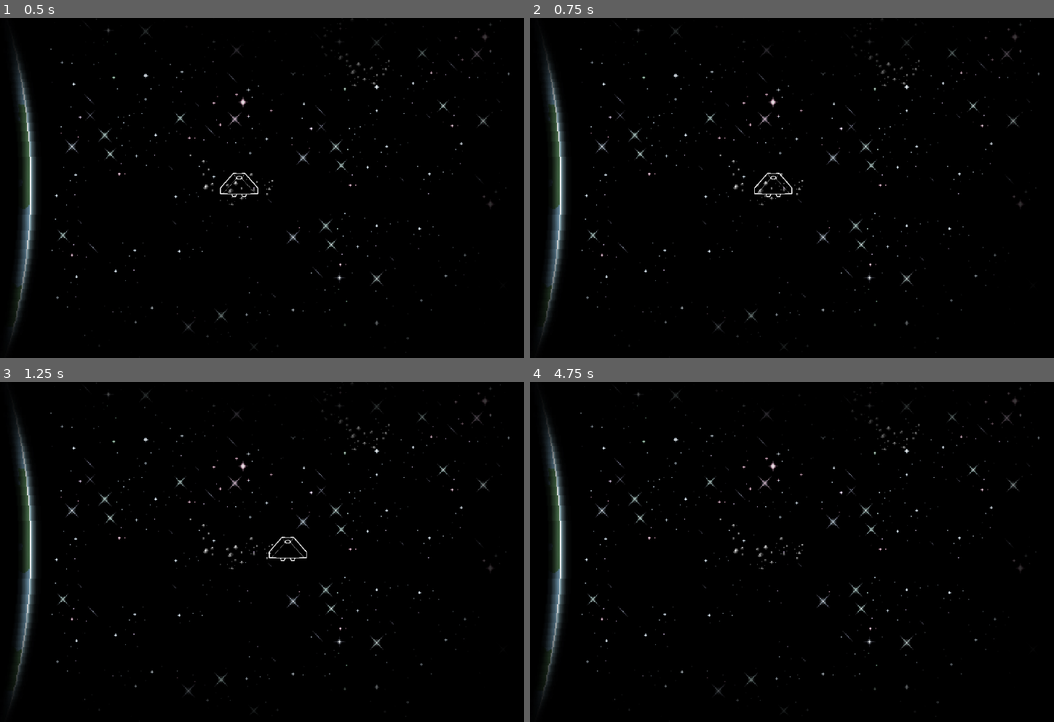
Above: before the commit, frames 1-4 (two rows, left to right).
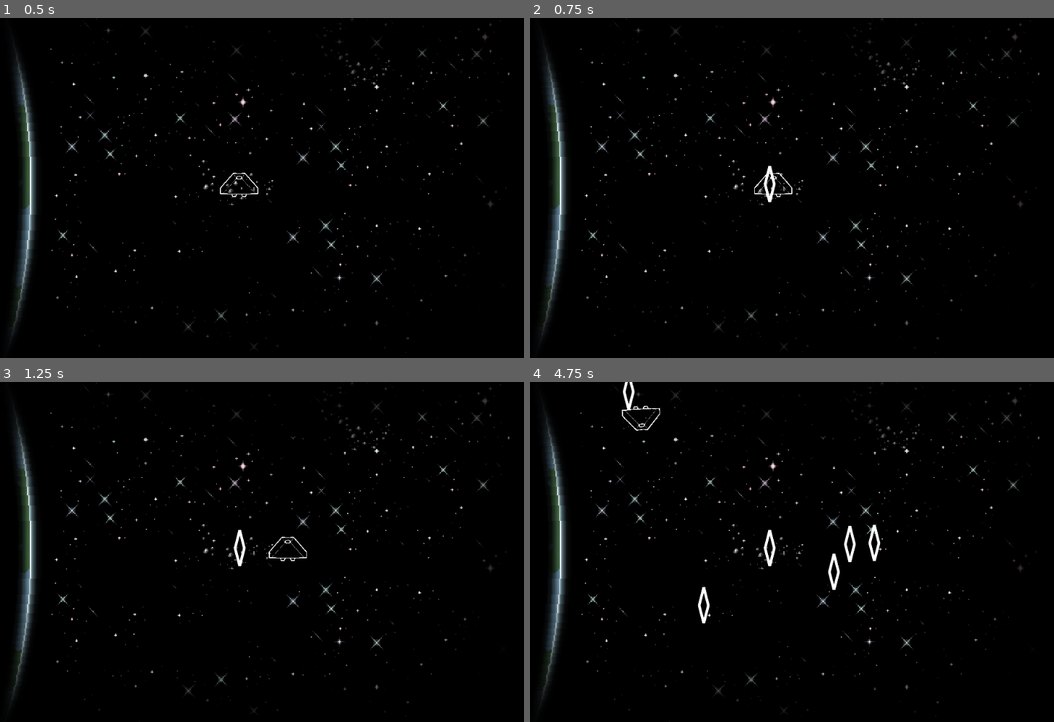
Above: after the commit, the same moments.

Repository: iubaldo/The-First-Law
Game: Godot game, scene res://Scenes/Main Scene.tscn
The game is run twice, just before and just after one commit, with the same random seed, the same clock (stepped at 60 frames per second) and the same inputs.
Inputs:
- Up to frame 1 (0.5 s): no input
- Up to frame 2 (0.75 s): tap Enter at 0.5 s; hold Right (ui_right) from 0.53 s (still down); tap Space (shoot) at 0.6 s
- Up to frame 3 (1.25 s): keep holding Right (ui_right)
- Up to frame 4 (4.75 s): release Right (ui_right) at 1.28 s; hold Shift (brake) 1.28-2.03 s; tap Q (rotate_ccw) at 1.35, 4.35 s; tap Space (shoot) at 1.55, 2.3, 2.85, 3.6, 4.55 s; hold Right (ui_right) 2.03-2.78 s; hold E (rotate_cw) 2.03-2.78 s; hold Up (ui_up) 2.78-3.53 s; hold Left (ui_left) from 3.53 s (still down)

Frame 1 is identical in both runs. In frame 2, 0.1% of the frame differs, in the area x 44-47%, y 43-55%; in frame 3, 0.1%; in frame 4, 0.9%, in the area x 17-67%, y 0-72%.

Commit message:
added bullet and asteroid sprites and collisions

Diff:
--- /dev/null
+++ b/Scenes/Asteroids/Asteroid 0-1.tscn
@@ -0,0 +1,15 @@
+[gd_scene load_steps=3 format=2]
+
+[ext_resource path="res://Sprites/Asteroids/asteroid0-1.png" type="Texture" id=1]
+[ext_resource path="res://Scripts/Asteroid.gd" type="Script" id=2]
+
+[node name="Asteroid" type="KinematicBody2D"]
+collision_layer = 2
+collision_mask = 5
+script = ExtResource( 2 )
+
+[node name="CollisionPolygon2D" type="CollisionPolygon2D" parent="."]
+polygon = PoolVector2Array( -49, -17, -44, 21, -12, 48, 20, 33, 55, 21, 39, -9, 33, -43, -21, -47 )
+
+[node name="Sprite" type="Sprite" parent="."]
+texture = ExtResource( 1 )
--- /dev/null
+++ b/Scenes/Asteroids/Asteroid 0-2.tscn
@@ -0,0 +1,15 @@
+[gd_scene load_steps=3 format=2]
+
+[ext_resource path="res://Sprites/Asteroids/asteroid0-2.png" type="Texture" id=1]
+[ext_resource path="res://Scripts/Asteroid.gd" type="Script" id=2]
+
+[node name="Asteroid" type="KinematicBody2D"]
+collision_layer = 2
+collision_mask = 5
+script = ExtResource( 2 )
+
+[node name="CollisionPolygon2D" type="CollisionPolygon2D" parent="."]
+polygon = PoolVector2Array( -49, -13, -34, 50, 8, 38, 50, 52, 55, 20, 36, -16, 40, -48, -3, -53, -18, -36 )
+
+[node name="Sprite" type="Sprite" parent="."]
+texture = ExtResource( 1 )
--- /dev/null
+++ b/Scenes/Asteroids/Asteroid 0-3.tscn
@@ -0,0 +1,15 @@
+[gd_scene load_steps=3 format=2]
+
+[ext_resource path="res://Sprites/Asteroids/asteroid0-3.png" type="Texture" id=1]
+[ext_resource path="res://Scripts/Asteroid.gd" type="Script" id=2]
+
+[node name="Asteroid" type="KinematicBody2D"]
+collision_layer = 2
+collision_mask = 5
+script = ExtResource( 2 )
+
+[node name="CollisionPolygon2D" type="CollisionPolygon2D" parent="."]
+polygon = PoolVector2Array( -44, -13, -40, 5, -2, 11, 7, 26, 3, 46, 31, 55, 54, 47, 56, 4, 37, -24, 11, -47, -18, -33 )
+
+[node name="Sprite" type="Sprite" parent="."]
+texture = ExtResource( 1 )
--- /dev/null
+++ b/Scenes/Asteroids/Asteroid 1-1.tscn
@@ -0,0 +1,15 @@
+[gd_scene load_steps=3 format=2]
+
+[ext_resource path="res://Sprites/Asteroids/asteroid1-1.png" type="Texture" id=1]
+[ext_resource path="res://Scripts/Asteroid.gd" type="Script" id=2]
+
+[node name="Asteroid" type="KinematicBody2D"]
+collision_layer = 2
+collision_mask = 5
+script = ExtResource( 2 )
+
+[node name="CollisionPolygon2D" type="CollisionPolygon2D" parent="."]
+polygon = PoolVector2Array( -90, -39, -61, -1, -91, 54, -45, 104, 44, 102, 77, 54, 101, -33, 58, -57, 19, -85, 5, -79, -58, -80 )
+
+[node name="Sprite" type="Sprite" parent="."]
+texture = ExtResource( 1 )
--- /dev/null
+++ b/Scenes/Asteroids/Asteroid 1-2.tscn
@@ -0,0 +1,15 @@
+[gd_scene load_steps=3 format=2]
+
+[ext_resource path="res://Sprites/Asteroids/asteroid1-2.png" type="Texture" id=1]
+[ext_resource path="res://Scripts/Asteroid.gd" type="Script" id=2]
+
+[node name="Asteroid" type="KinematicBody2D"]
+collision_layer = 2
+collision_mask = 5
+script = ExtResource( 2 )
+
+[node name="CollisionPolygon2D" type="CollisionPolygon2D" parent="."]
+polygon = PoolVector2Array( -96, -66, -110, -30, -98, 35, -70, 90, -10, 106, 1, 51, 85, 2, 80, -18, 96, -68, 52, -103, -6, -111, -54, -96 )
+
+[node name="Sprite" type="Sprite" parent="."]
+texture = ExtResource( 1 )
--- /dev/null
+++ b/Scenes/Asteroids/Asteroid 1-3.tscn
@@ -0,0 +1,15 @@
+[gd_scene load_steps=3 format=2]
+
+[ext_resource path="res://Sprites/Asteroids/asteroid1-3.png" type="Texture" id=1]
+[ext_resource path="res://Scripts/Asteroid.gd" type="Script" id=2]
+
+[node name="Asteroid" type="KinematicBody2D"]
+collision_layer = 2
+collision_mask = 5
+script = ExtResource( 2 )
+
+[node name="CollisionPolygon2D" type="CollisionPolygon2D" parent="."]
+polygon = PoolVector2Array( -113, -61, -104, 24, -114, 100, -62, 115, 29, 100, 89, 114, 116, 70, 93, 9, 110, -45, 56, -71, 45, -98, -45, -111 )
+
+[node name="Sprite" type="Sprite" parent="."]
+texture = ExtResource( 1 )
--- /dev/null
+++ b/Scenes/Asteroids/Asteroid 2-1.tscn
@@ -0,0 +1,15 @@
+[gd_scene load_steps=3 format=2]
+
+[ext_resource path="res://Sprites/Asteroids/asteroid2-1.png" type="Texture" id=1]
+[ext_resource path="res://Scripts/Asteroid.gd" type="Script" id=2]
+
+[node name="Asteroid" type="KinematicBody2D"]
+collision_layer = 2
+collision_mask = 5
+script = ExtResource( 2 )
+
+[node name="CollisionPolygon2D" type="CollisionPolygon2D" parent="."]
+polygon = PoolVector2Array( -226, -126, -240, -25, -205, 35, -191, 100, -218, 154, -214, 210, -88, 237, 38, 223, 76, 241, 132, 217, 138, 137, 188, 57, 193, 0, 138, -55, 125, -142, 140, -190, 93, -217, 36, -203, -10, -224, -171, -197 )
+
+[node name="Sprite" type="Sprite" parent="."]
+texture = ExtResource( 1 )
--- /dev/null
+++ b/Scenes/Asteroids/Asteroid 2-2.tscn
@@ -0,0 +1,15 @@
+[gd_scene load_steps=3 format=2]
+
+[ext_resource path="res://Sprites/Asteroids/asteroid2-2.png" type="Texture" id=1]
+[ext_resource path="res://Scripts/Asteroid.gd" type="Script" id=2]
+
+[node name="Asteroid" type="KinematicBody2D"]
+collision_layer = 2
+collision_mask = 5
+script = ExtResource( 2 )
+
+[node name="CollisionPolygon2D" type="CollisionPolygon2D" parent="."]
+polygon = PoolVector2Array( -233, -221, -243, -53, -194, 34, -212, 121, -179, 208, -65, 236, 37, 171, 170, 169, 205, 98, 180, 13, 115, -34, 32, -1, -57, -19, -127, -74, -86, -176, -98, -226, -167, -242 )
+
+[node name="Sprite" type="Sprite" parent="."]
+texture = ExtResource( 1 )
--- /dev/null
+++ b/Scenes/Asteroids/Asteroid 2-3.tscn
@@ -0,0 +1,15 @@
+[gd_scene load_steps=3 format=2]
+
+[ext_resource path="res://Sprites/Asteroids/asteroid2-3.png" type="Texture" id=1]
+[ext_resource path="res://Scripts/Asteroid.gd" type="Script" id=2]
+
+[node name="Asteroid" type="KinematicBody2D"]
+collision_layer = 2
+collision_mask = 5
+script = ExtResource( 2 )
+
+[node name="CollisionPolygon2D" type="CollisionPolygon2D" parent="."]
+polygon = PoolVector2Array( -141, -148, -181, -41, -141, 69, -108, 181, -21, 225, 46, 202, 64, 93, 40, -1, 98, -89, 109, -173, 54, -224, -23, -224 )
+
+[node name="Sprite" type="Sprite" parent="."]
+texture = ExtResource( 1 )
--- /dev/null
+++ b/Scenes/Bullet.tscn
@@ -0,0 +1,16 @@
+[gd_scene load_steps=3 format=2]
+
+[ext_resource path="res://Sprites/bullet.png" type="Texture" id=1]
+[ext_resource path="res://Scripts/Bullet.gd" type="Script" id=2]
+
+[node name="Bullet" type="Area2D"]
+script = ExtResource( 2 )
+
+[node name="CollisionPolygon2D" type="CollisionPolygon2D" parent="."]
+polygon = PoolVector2Array( 0, -32, -10, 0, 0, 32, 10, 0 )
+
+[node name="Sprite" type="Sprite" parent="."]
+texture = ExtResource( 1 )
+
+[connection signal="area_entered" from="." to="." method="_on_Bullet_area_entered"]
+[connection signal="body_entered" from="." to="." method="_on_Bullet_body_entered"]
--- a/Scenes/Player.tscn
+++ b/Scenes/Player.tscn
@@ -20,3 +20,6 @@
 [node name="Player Hitbox" type="CollisionPolygon2D" parent="."]
 position = Vector2( 0, -28 )
 polygon = PoolVector2Array( -7, 2, -11, 11, 0, 13, 11, 11, 7, 2 )
+
+[node name="Bullet Spawn" type="Node2D" parent="."]
+position = Vector2( 0, -45 )
--- /dev/null
+++ b/Scripts/Asteroid.gd
@@ -0,0 +1,33 @@
+extends Area2D
+class_name Asteroid
+# defines asteroid behavior
+
+
+onready var asteroid01 = preload("res://Scenes/Asteroids/Asteroid 0-1.tscn")
+onready var asteroid02 = preload("res://Scenes/Asteroids/Asteroid 0-2.tscn")
+onready var asteroid03 = preload("res://Scenes/Asteroids/Asteroid 0-3.tscn")
+onready var asteroid11 = preload("res://Scenes/Asteroids/Asteroid 1-1.tscn")
+onready var asteroid12 = preload("res://Scenes/Asteroids/Asteroid 1-2.tscn")
+onready var asteroid13 = preload("res://Scenes/Asteroids/Asteroid 1-3.tscn")
+onready var asteroid21 = preload("res://Scenes/Asteroids/Asteroid 2-1.tscn")
+onready var asteroid22 = preload("res://Scenes/Asteroids/Asteroid 2-2.tscn")
+onready var asteroid23 = preload("res://Scenes/Asteroids/Asteroid 2-3.tscn")
+
+var tier: int = 0
+var t0 = [asteroid01, asteroid02, asteroid03]
+var t1 = [asteroid11, asteroid12, asteroid13]
+var t2 = [asteroid21, asteroid22, asteroid23]
+
+func _ready():
+	add_to_group("asteroid")
+	pass
+
+
+func destroy():
+	if tier == 2:
+		randomize()
+		var child1 = t1[randi() % t1.size()].instance()
+		var child2 = t1[randi() % t1.size()].instance()
+
+		get_parent().add_child(child1)
+		get_parent().add_child(child2)
--- a/Scripts/Bullet.gd
+++ b/Scripts/Bullet.gd
@@ -1,16 +1,18 @@
-extends Node
+extends KinematicBody2D
+class_name Bullet
+# abstract class that defines bullet behavior
 
 
-# Declare member variables here. Examples:
-# var a = 2
-# var b = "text"
+var velocity = Vector2.ZERO
 
 
-# Called when the node enters the scene tree for the first time.
-func _ready():
+
+# hit the player
+func _on_Bullet_body_entered(body):
 	pass # Replace with function body.
 
 
-# Called every frame. 'delta' is the elapsed time since the previous frame.
-#func _process(delta):
-#	pass
+#hit an asteroid or another bullet
+func _on_Bullet_area_entered(area):
+
+	pass # Replace with function body.
--- a/Scripts/GameManager.gd
+++ b/Scripts/GameManager.gd
@@ -1,4 +1,5 @@
 extends Node
+# manages game entities and data
 
 var bounds: Rect2
 
@@ -12,17 +13,17 @@
 var deadzone0 = 0.3
 
 func _ready():
-	var screenSize = Vector2(get_viewport().get_visible_rect().size.x, get_viewport().get_visible_rect().size.y)
-	bounds = Rect2(Vector2(0, 0), screenSize)
+	var screenSize = Vector2(get_viewport().get_visible_rect().size.x - 10, get_viewport().get_visible_rect().size.y - 10)
+	bounds = Rect2(Vector2(10, 10), screenSize)
 
 
 # teleports entities when they reach the end of the screen
 func _on_Area_Bounds_body_exited(body):
-	if body.position.x <= 0:
+	if body.position.x <= 10:
 		body.position = Vector2(bounds.size.x, body.position.y)
 	elif body.position.x >= bounds.size.x:
 		body.position = Vector2(0, body.position.y)
-	elif body.position.y <= 5:
+	elif body.position.y <= 10:
 		body.position = Vector2(body.position.x, bounds.size.y)
 	elif body.position.y >= bounds.size.y:
 		body.position = Vector2(body.position.x, 0)
--- a/Scripts/PlayerController.gd
+++ b/Scripts/PlayerController.gd
@@ -1,8 +1,11 @@
 extends KinematicBody2D
 class_name Player
+# handles player controls
 
 
-# onready var bullet
+#preloads
+onready var bulletTemplate = preload("res://Scenes/Bullet.tscn")
+
 
 # movement variables
 var velocity: Vector2
@@ -10,6 +13,13 @@
 const MAX_SPEED = 16 * 32
 const FRICTION = 0.95
 const ROTATION_SPEED = 5
+
+
+func _input(event):
+	if Input.is_action_just_pressed("shoot"):
+		var bullet = bulletTemplate.instance()
+		get_parent().add_child(bullet)
+		bullet.position = self.position
 
 
 func _physics_process(delta):
--- a/project.godot
+++ b/project.godot
@@ -9,12 +9,24 @@
 config_version=4
 
 _global_script_classes=[ {
+"base": "Area2D",
+"class": "Asteroid",
+"language": "GDScript",
+"path": "res://Scripts/Asteroid.gd"
+}, {
+"base": "KinematicBody2D",
+"class": "Bullet",
+"language": "GDScript",
+"path": "res://Scripts/Bullet.gd"
+}, {
 "base": "KinematicBody2D",
 "class": "Player",
 "language": "GDScript",
 "path": "res://Scripts/PlayerController.gd"
 } ]
 _global_script_class_icons={
+"Asteroid": "",
+"Bullet": "",
 "Player": ""
 }
 
@@ -86,6 +98,12 @@
  ]
 }
 
+[layer_names]
+
+2d_physics/layer_1="Player"
+2d_physics/layer_2="Asteroids"
+2d_physics/layer_3="Bullet"
+
 [physics]
 
 common/enable_pause_aware_picking=true
Binary file added: Sprites/Asteroids/asteroid0-1.png
Not shown, added: Sprites/Asteroids/asteroid0-1.png.import
Binary file added: Sprites/Asteroids/asteroid0-2.png
Not shown, added: Sprites/Asteroids/asteroid0-2.png.import
Binary file added: Sprites/Asteroids/asteroid0-3.png
Not shown, added: Sprites/Asteroids/asteroid0-3.png.import
Binary file added: Sprites/Asteroids/asteroid1-1.png
Not shown, added: Sprites/Asteroids/asteroid1-1.png.import
Binary file added: Sprites/Asteroids/asteroid1-2.png
Not shown, added: Sprites/Asteroids/asteroid1-2.png.import
Binary file added: Sprites/Asteroids/asteroid1-3.png
Not shown, added: Sprites/Asteroids/asteroid1-3.png.import
(and 8 more such lines)
